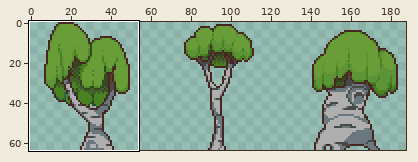
One commit to this sprite sheet: Assets/Sprites/Environment/Props/SS_TreeSet_01.png. The picture above shows the old version from afar; the outline marks the close-up.
Close-up. Old version:
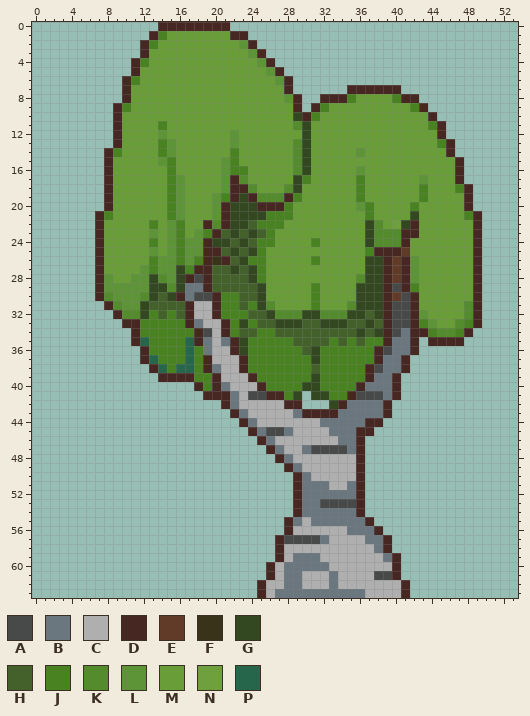
The file is 192x64 pixels. Shown: x 0..53, y 0..63. The wide view leaves out empty margins. The commit also changed other parts of the picture, which this record leaves out.
Palette (. is transparent): A #484949  B #6a777e  C #afafaf  D #462722  E #623b28  F #383319  G #334820  H #45612b  J #498221  K #538b2d  L #5d9437  M #699d37  N #6ea03d  P #26664b
Pixels before, first column x 7:
 0 .......DDDDDDDD............................
 1 ......DJMMMMMMMDD..........................
 2 .....DJMMMMMMMMMLD.........................
 3 .....DMMMMMMMMMMMLD........................
 4 ....DJMMMMMMMMMMMMLD.......................
 5 ....DMMMMMMMMMMMMMMLD......................
 6 ...DJMMMMMMMMMMMMMMMLD.....................
 7 ...DMMMMMMMMMMMMMMMMMD......DDDDDD.........
 8 ...DMMMMMMMMMMMMMMMMMLD..DDDJMMMMJDD.......
 9 ..DJMMMMMMMMMMMMMMMMMMD.DJMMMMMMMMMJD......
10 ..DMMMMMMMMMMMMMMMMMMMGDJMMMMMMMMMMMMD.....
11 ..DMMMMJMMMMMMMMMMMMMMKGMMMMMMMMMMMMMJD....
12 ..DMMMMLMMMMMMMLMMMMMMMGMMMMMMMMMMMMMMD....
13 ..DMMMMJLMMMMMMLMMMMMMKGMMMMMMMMMMMMMMJD...
14 .DJMMMMJLMMMMMMJMMMMMMKGMMMMMLMMMMMMMMMD...
15 .DMMMMMLJMMMMMLJMMMMMMKGMMMMMMMMMMMMMMMMD..
16 .DMMMMMMJMMMMMLJJMMMMMKGMMMMMLMMMMMMMMMMD..
17 .DMMMMMMJLMMMMLDKMMMMMGJMMMMMJMMMMMMLMMMD..
18 .DMMMMMMJLMMMMLDDKMMMKGMMMMMMJMMMMMMJMMMJD.
19 .DMMMMMMJLMMMLJDGDKKKDJMMMMMMJMMMMMMJMMMMD.
20 .DMMMMMMJLMMMLDGGGDDDJMMMMMMMLJMMMMJMMMMMD.
21 DJMMMMMMJLMMMLDGGGGJJJMMMMMMMMJMMMMGMMMMMJD
22 DMMMMMJMLJMMDKDGGHJJJMMMMMMMMMGKMNGDMMMMMMD
23 DMMMMMLMLJMLJDHGHGHJMMMMMMMMMMGKKKDDMMMMMMD
24 DMMMMMJMLJLLDGGHGHJJMMMMJMMMMMGKKKDMMMMMMMD
25 DMMMMMLMLJLLDDHGHGJMMMMMMMMMMMJDDDEMMMMMMMD
26 DMMMMMJLLJLJDFDHGJJMMMMMJMMMMMGGDEDLMMMMMMD
27 DMMMMLJLLGJDDHHGHGJMMMMMMMMMMMGGDEDLMMMMMMD
28 DLMMLLGKLGDADHHHHGJMMMMMMMMMMKGGDEDLMMMMMMD
29 DLLLLLGGKGBBDHHHHHGMMMMMJMMMMGGGDADJMMMMMMD
30 DKLLLKGHGDBAADJJHHGMMMMMJMMMMGGGDEADMMMMMMD
31 .DKLLGHHHHDCCDJJHJGKMMMMJMMMKGGGDAADMMMMMKD
32 ..DKKGJHJHDCCDJJJHHGKKKGGKKKGGHGDAADLMMMMKD
33 ...DDJJJJJDBCCDJGJHHGGGHHGGGHHGHDAADJLMMKJD
34 ....DJJJJJJDACDJHHJJHHHHHHHHHGHGDABDDJKKJD.
35 ....DPJJJJPDBCBDGJJJJJHHHHJHJHJJDBBD.DDDD..
36 .....DJJJJPJBCCDGJJJJJJHGJJJJJJDABBD.......
37 .....DPJJJPJDCCCDJJJJJJJGJJJJJJDBBD........
38 ......DPJPPJDBCCDJJJJJJJHJJJJJDABBD........
39 .......DDDDJJDCCCDJJJJJJGJJJJJDBBD.........
40 ...........DJDBCCCDJJJJGGJJJJDBBBD.........
41 ............DDDBCAADDJG.GGJJDAAABD.........
42 ..............DBCCCCCDD...GDBBBBD..........
43 ...............DBCCCCCBDDDDBBBBBD..........
44 ................DBCCCCCCCBBBBBDD...........
45 .................DBAABCCCCBBBDD............
46 ..................DBCCCCCCCBBD.............
47 ...................DBCCBAAAABD.............
48 ....................DBCCCCCCCD.............
49 .....................DBCCCCCCD.............
50 ......................DBCCCCCD.............
51 ......................DBBBCCBD.............
52 ......................DBBBBBBD.............
53 ......................DBBAAAAD.............
54 ......................DBBBBBBD.............
55 .....................DBCBBBBBBD............
56 .....................DCCCCCCBBBD...........
57 ....................DAAAABCCCCBBD..........
58 ....................DCCCCCCCCCCBD..........
59 ....................DCBBBCCCCCCCBD.........
60 ...................DCBBBBBCCCCCCCD.........
61 ...................DCBBCCCBCCCCAAD.........
62 ..................DCCBBCCCBCCCCCCCD........
63 ..................DCBBBBBBBBBBCCCCD........
The result:
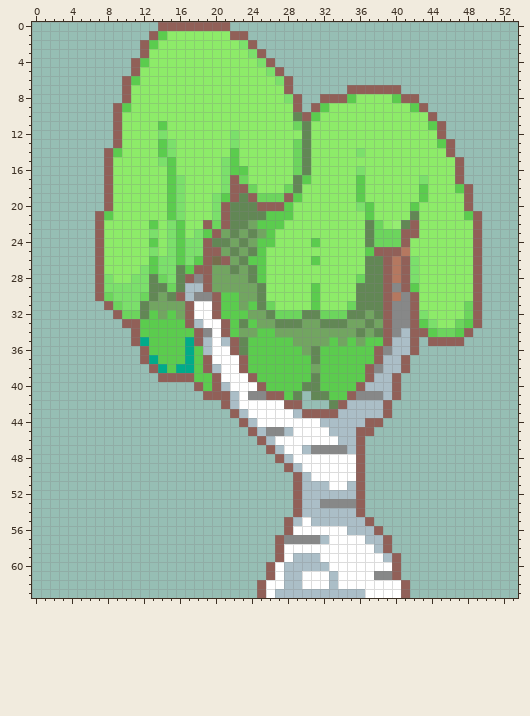
The edit:
colour A: #484949 -> #878888
colour B: #6a777e -> #abbec7
colour C: #afafaf -> #ffffff
colour D: #462722 -> #916058
colour E: #623b28 -> #b57860
colour F: #383319 -> #776e4c
colour G: #334820 -> #628755
colour H: #45612b -> #72a561
colour J: #498221 -> #5bcc4e
colour K: #538b2d -> #6cd55d
colour L: #5d9437 -> #7be06b
colour M: #699d37 -> #8deb69
colour N: #6ea03d -> #96ee72
colour P: #26664b -> #00ab8a
Pixel boxes of the changes (left, top, right, bottom) in both close-ups:
changed: (95, 22, 482, 598)
